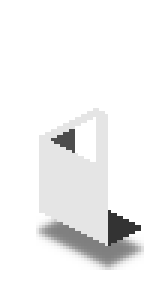
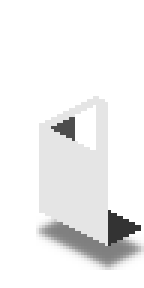
Two versions of the same layered image (144x288). Layer-by-layer changes:
painted on "Roof" over [99, 99, 108, 114]
renamed "Side copy #1" to "Side", painted on it over [39, 96, 108, 162]
renamed "Front copy" to "Front", painted on it over [39, 108, 75, 153]
